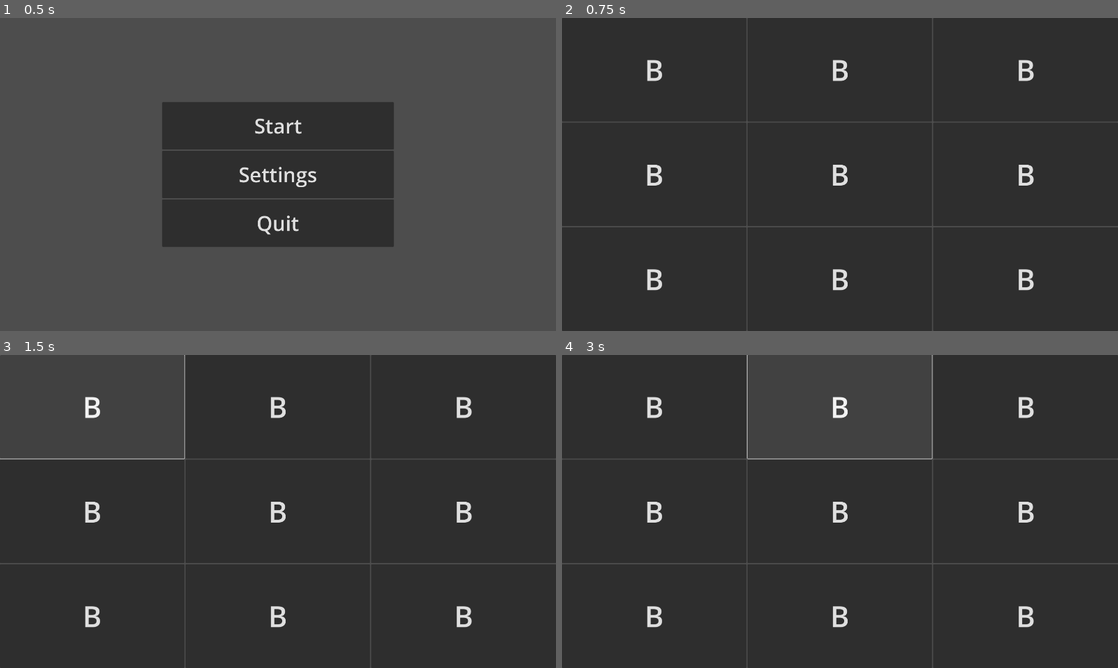
Above: before the commit, frames 1-4 (two rows, left to right).
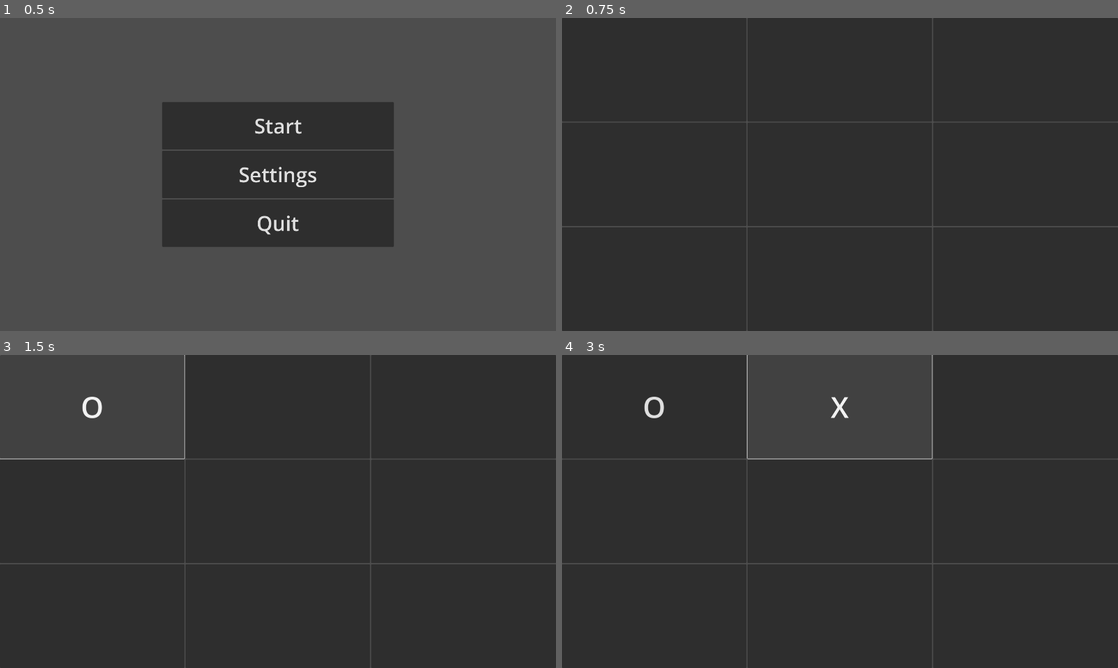
Above: after the commit, the same moments.

Repository: BessMoth/XO_YO
Game: Godot game, scene res://src/intro_ui.tscn
The game is run twice, just before and just after one commit, with the same random seed, the same clock (stepped at 60 frames per second) and the same inputs.
Inputs (mouse positions are in pixels of both pictures, inside the frame that each line leads up to):
- Up to frame 1 (0.5 s): no input
- Up to frame 2 (0.75 s): click "Start" at 0.5 s
- Up to frame 3 (1.5 s): click (94, 408) at 1.25 s, where only the run before the commit has a clickable "B"
- Up to frame 4 (3 s): click (656, 408) at 2 s, where only the run after the commit has a clickable "O"; click (840, 408) at 2.75 s, where only the run before the commit has a clickable "B"

Frame 1 is identical in both runs. In frame 2, 1.1% of the frame differs, in the area x 15-85%, y 13-88%; in frame 3, 1.1%; in frame 4, 1.1%.

Commit message:
end/: game logic

Diff:
--- a/project.godot
+++ b/project.godot
@@ -14,6 +14,7 @@
 run/main_scene="uid://ccm7j44vph8fy"
 config/features=PackedStringArray("4.4", "Forward Plus")
 config/icon="res://icon.svg"
+config/tags=PackedStringArray("project")
 
 [display]
 
@@ -24,8 +25,6 @@
 [file_customization]
 
 folder_colors={
-"res://doc/": "red",
-"res://res/": "orange",
 "res://src/": "purple"
 }
 
--- a/src/XOButton.tscn
+++ b/src/XOButton.tscn
@@ -5,7 +5,6 @@
 [node name="Button" type="Button"]
 size_flags_horizontal = 3
 theme_override_font_sizes/font_size = 100
-text = "B"
 script = ExtResource("1_jm6cy")
 
 [connection signal="button_up" from="." to="." method="_on_button_up"]
--- a/src/main_ui.gd
+++ b/src/main_ui.gd
@@ -1,31 +1,71 @@
 extends Control
-var grid: Array[Node]
+class_name MainUi
+
 @onready var rows: VBoxContainer = $Rows
+@onready var pre_turn:bool = turn;
 
 var turn:bool = true
+var grid: Array[Node]
+
+func turn_to_string():
+	if pre_turn:
+		return "O"
+	else:
+		return "X"
+
+var win_positions = [
+		[[0,0], [0,1], [0,2]],
+		[[1,0], [1,1], [1,2]],
+		[[2,0], [2,1], [2,2]],
+		[[0,0], [1,0], [2,0]],
+		[[0,1], [1,1], [2,1]],
+		[[0,2], [1,2], [2,2]],
+		[[0,0], [1,1], [2,2]],
+		[[0,2], [1,1], [2,0]]
+	]
+
+
+#region Init
+
+func restAllButtons()->void:
+	for i:HBoxContainer in grid:
+		for j:XOButton in i.get_children(false):
+			j.rest()
 
 func _ready() -> void:
 	grid = rows.get_children(true)
+	restAllButtons()
+
+#endregion
+
+func _process(delta: float) -> void:
+	if isEnd():
+		end()
+	pre_turn = turn
+
+
+#region Ending
+func isComplete()->bool:
 	for i:HBoxContainer in grid:
 		for j:XOButton in i.get_children(false):
-			print(j.type)
+			if j.text == "":
+				return false
+	return true
 
-func _process(delta: float) -> void:
-	pass
-func SwitchTurn()->void:
-	turn = not turn
+func isEnd()->bool:
+	if isComplete() or isWin():
+		return true
+	return false
 
-#region Ending
+func end()->void:
+	get_tree().change_scene_to_file("res://src/intro_ui.tscn")
 
-func isWin()->bool:
-	return true
-	pass
-func isTie()->bool:
-	return true
-	pass
-func isEnd()->bool:
-	return true
-	pass
-func end()->void:
-	pass
+func isWin() -> bool:
+	for pos in win_positions:
+		if rows.get_child(pos[0][0]).get_child(pos[0][1]).text == turn_to_string()\
+		and rows.get_child(pos[1][0]).get_child(pos[1][1]).text == turn_to_string()\
+		and rows.get_child(pos[2][0]).get_child(pos[2][1]).text == turn_to_string():
+			return true
+	return false
+
 #endregion
--- a/src/xo_button.gd
+++ b/src/xo_button.gd
@@ -1,16 +1,18 @@
 extends Button
 class_name XOButton
+var main: MainUi
 
-var type: int = 0
+func _ready() -> void:
+	main = get_parent().get_parent().get_parent()
+
 func rest()->void:
-	type = 0
 	text = ""
 
 func _on_button_up() -> void:
-	if type == 0:
-		return
-	if type == 1:
-		text = "O"
-	if type == -1:
-		text = "X"
+	if text == "":
+		if main.turn:
+			text = "O"
+		else:
+			text = "X"
+		main.turn = !main.turn
 	return
Not shown, removed: doc/XO.txt
Not shown, added: todo.txt
Not shown, removed: doc/.$XO.drawio.bkp
Not shown, removed: doc/XO.drawio
